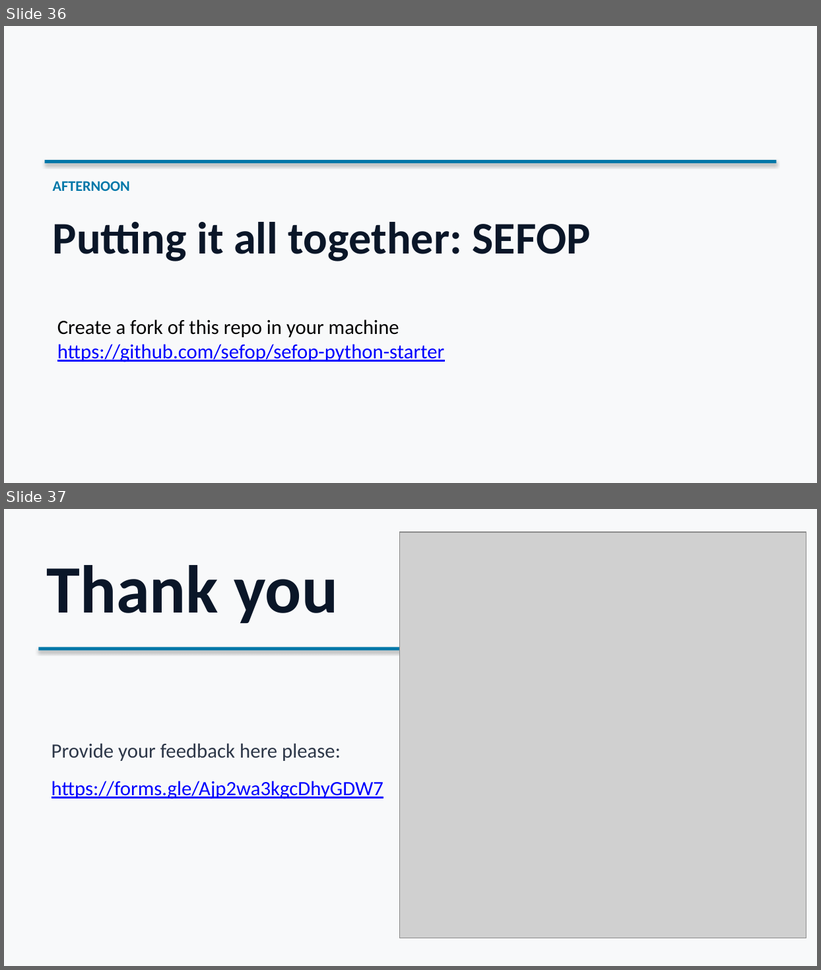
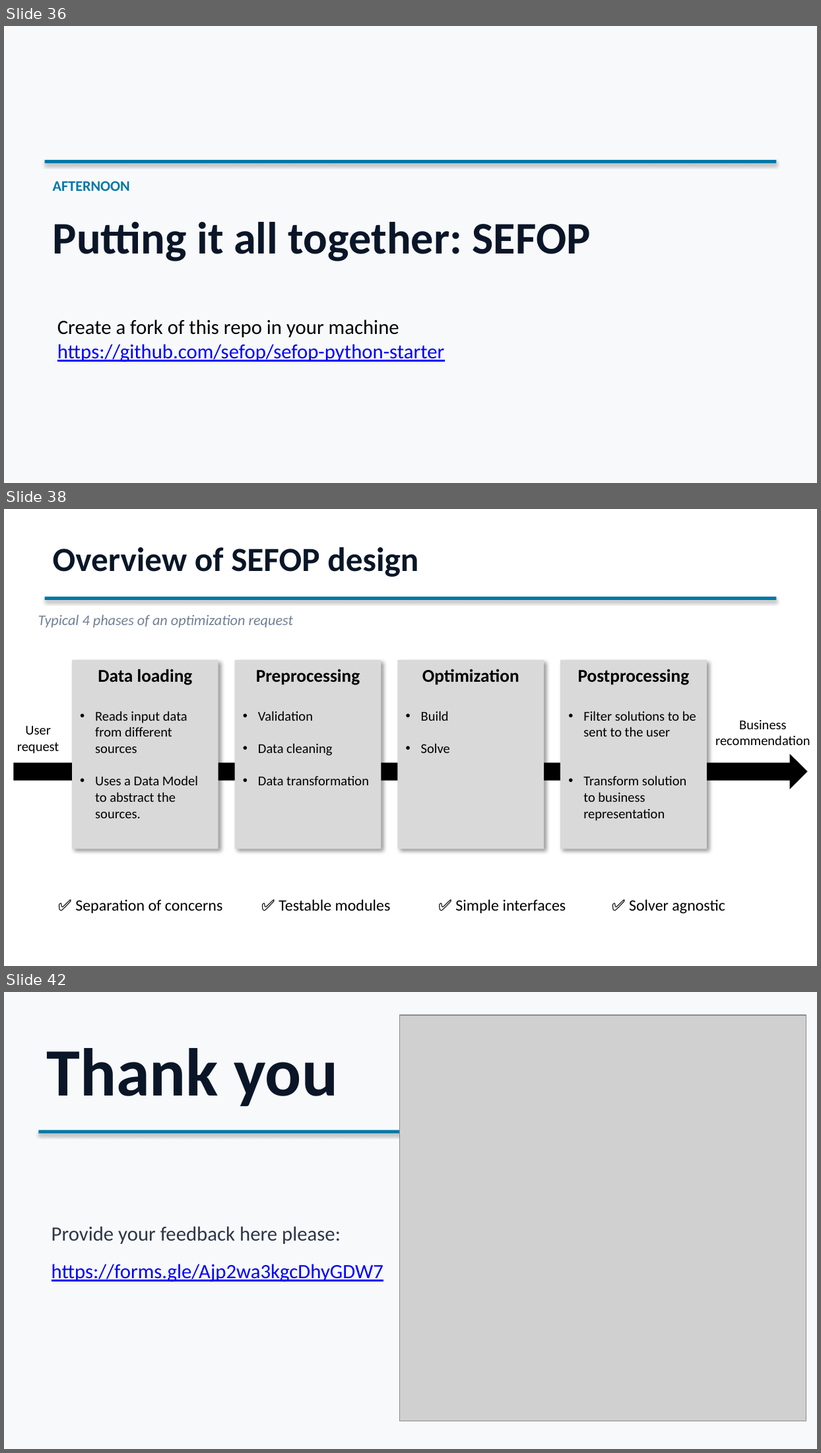
Before and after one commit to sefop/sefop-training-hub, a slide deck: workshops/2026-06-29-purdue/Purdue_Workshop.pptx. Shown one above the other, each under a label of ours: slides 36 and 37 before the commit, slides 36, 38 and 42 after it; the slides between them are not shown. The pictures are 821x970 and 821x1453 pixels, drawn with LibreOffice and Linux fonts; fonts in the diff are those of the drawing; grey boxes stand for pictures. Boxes give left, top, right and bottom in pixels: in the first picture for what was removed or moved away, otherwise in the second. Text is boxed around its words. In the diff, an @@ line names an element or a change of style, - is before the commit and + after.

```diff
--- a/workshops/2026-06-29-purdue/Purdue_Workshop.pptx
+++ b/workshops/2026-06-29-purdue/Purdue_Workshop.pptx
@@ slide 38 added at [4, 509, 817, 966], background #FFFFFF @@
@@ text added at [53, 547, 418, 577], 30 pt, text #0A1628, bold @@
+Overview of SEFOP design
@@ rectangle added at [45, 597, 776, 600], fill #0077A8 @@
@@ text added at [38, 615, 293, 628], 13 pt, text #718096, italic @@
+Typical 4 phases of an optimization request
@@ rectangle added at [72, 660, 218, 849], fill #D9D9D9, 12 pt, text #000000 @@
+Data loading
+• Reads input data from different sources
+• Uses a Data Model to abstract the sources.
@@ rectangle added at [235, 660, 382, 849], fill #D9D9D9, 12 pt, text #000000 @@
+Preprocessing
+• Validation
+• Data cleaning
+• Data transformation
@@ rectangle added at [397, 660, 544, 849], fill #D9D9D9, 16 pt, text #000000, bold @@
+Optimization
+• Build
+• Solve
@@ rectangle added at [560, 660, 706, 849], fill #D9D9D9, 12 pt, text #000000 @@
+Postprocessing
+• Filter solutions to be sent to the user
+• Transform solution to business representation
@@ text added at [17, 726, 59, 754], 12 pt, text #000000 @@
+User
+request
@@ text added at [715, 720, 811, 745], 12 pt, text #000000 @@
+Business
+recommendation
@@ right arrow added at [14, 754, 808, 789], fill #000000 @@
@@ text added at [75, 900, 725, 914], 14 pt, text #000000 @@
+✅ Separation of concerns ✅ Testable modules ✅ Simple interfaces ✅ Solver agnostic
@@ what was slide 37 is now slide 42 @@
```
Also in this commit, not shown: 3 slides changed, 4 other slides added, 1 other file.
